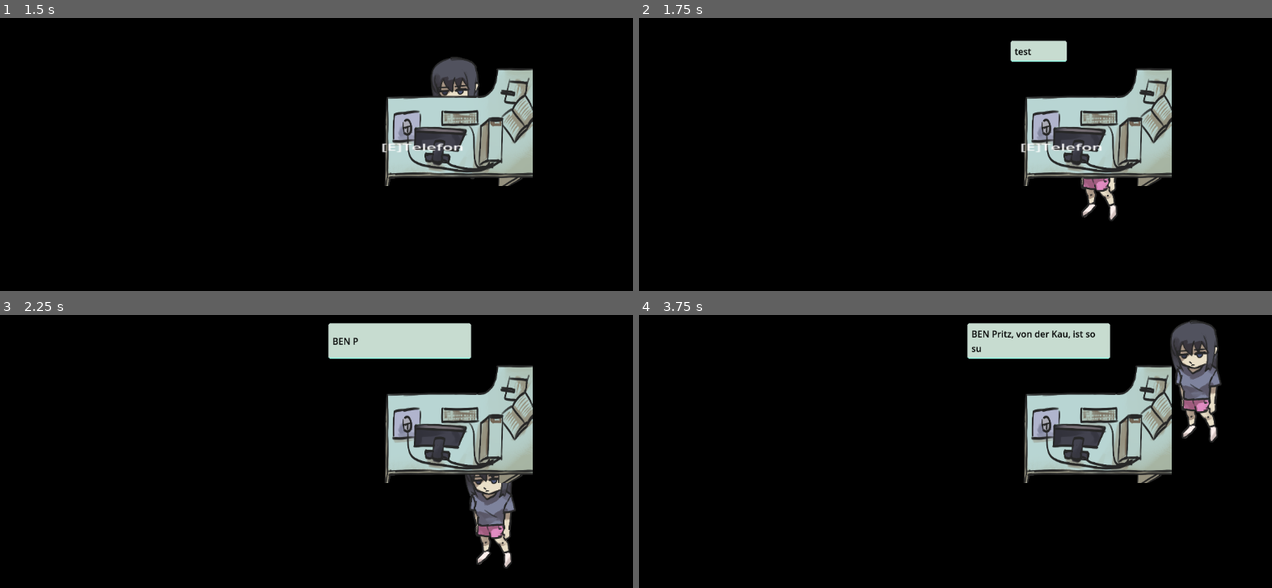
Above: before the commit, frames 1-4 (two rows, left to right).
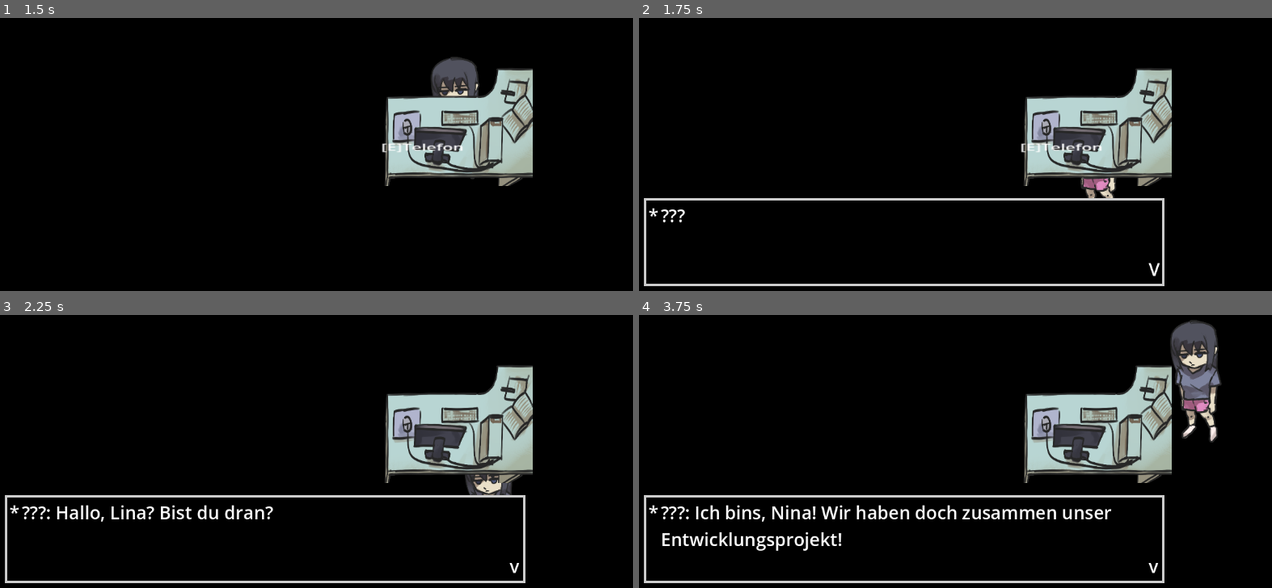
Above: after the commit, the same moments.

Repository: rschlegeTH/EPWS2526PritzkauSchlegel
Game: Godot game, scene res://test/phone_test.tscn
Two runs of this game, one before a commit and one after it. Both use one fixed random seed, a clock stepped at 60 frames per second and the inputs below. This scene is started directly instead of the project's main scene.
Inputs (mouse positions are in pixels of both pictures, inside the frame that each line leads up to):
- Up to frame 1 (1.5 s): tap Enter (ui_accept) at 0.5, 0.77, 0.8, 1.07, 1.35 s; move the mouse to (449, 94) at 0.52 s; hold Right (ui_right) 0.53-1.28 s; hold E (interact) 0.53-1.28 s; move the mouse to (183, 132) at 1.27 s; hold Down (ui_down) from 1.28 s (still down)
- Up to frame 2 (1.75 s): keep holding Down (ui_down); tap Enter (ui_accept) at 1.52 s; tap E (interact) at 1.55 s
- Up to frame 3 (2.25 s): tap Enter (ui_accept) at 1.82 s; move the mouse to (373, 331) at 2.02 s; release Down (ui_down) at 2.03 s; hold Right (ui_right) from 2.03 s (still down); hold E (interact) from 2.03 s (still down)
- Up to frame 4 (3.75 s): tap Enter (ui_accept) at 2.3, 3.02, 3.32, 3.6 s; move the mouse to (917, 484) at 2.77 s; release Right (ui_right) at 2.78 s; release E (interact) at 2.78 s; hold Up (ui_up) 2.78-3.53 s; tap E (interact) at 2.85 s; move the mouse to (1145, 465) at 3.52 s; hold Left (ui_left) from 3.53 s (still down)

Frame 1 is identical in both runs. In frame 2, 2.7% of the frame differs, in the area x 0-84%, y 8-99%; in frame 3, 6.8%; in frame 4, 6.9%, in the area x 0-84%, y 2-99%.

Commit message:
DialogBox überarbeitet
Vorriges System hat ungewünschte Interatkionen mit dem Bildschirmrand und Skalierung gehabt.

Diff:
--- a/Development/new-game-project/project.godot
+++ b/Development/new-game-project/project.godot
@@ -18,6 +18,7 @@
 [autoload]
 
 DialogManager="*res://singeltons/DialogManager.gd"
+DialogueManager="*res://singeltons/DialogueManager.gd"
 
 [input]
 
--- a/Development/new-game-project/scritps/Dialog/text_box.gd
+++ b/Development/new-game-project/scritps/Dialog/text_box.gd
@@ -14,23 +14,49 @@
 signal finished_displaying()
 
 func display_text(text_to_display: String):
-
 	text = text_to_display
 	label.text = text_to_display
 	letter_index = 0
 
-	# Warte einen Frame, damit die Engine die Größe berechnen kann
+	# SCHRITT 1: Reset
+	# Wir erlauben der Box erst einmal, so groß oder klein zu sein, wie sie will.
+	# Autowrap AUS, damit wir die wahre Länge der Zeile messen können.
+	custom_minimum_size.x = 0
+	custom_minimum_size.y = 0
+	label.autowrap_mode = TextServer.AUTOWRAP_OFF
+
+	# Größe auf 0 setzen, damit der Container auf den Inhalt schrumpft/wächst
+	size = Vector2.ZERO
+
+	# Einen Frame warten, damit Godot die "natürliche" Breite berechnet
 	await get_tree().process_frame
-	custom_minimum_size.x = min(size.x, MAX_WIDTH)
 
+	# SCHRITT 2: Prüfen und Limitieren
 	if size.x > MAX_WIDTH:
-		label.autowrap_mode = TextServer.AUTOWRAP_WORD
+		# Der Text ist zu lang! Wir erzwingen den Umbruch.
+		label.autowrap_mode = TextServer.AUTOWRAP_WORD_SMART
+		custom_minimum_size.x = MAX_WIDTH
+		# Jetzt warten wir noch einen Frame, damit Godot den Umbruch
+		# berechnet und die neue HÖHE (Y) festlegt.
 		await get_tree().process_frame
-		custom_minimum_size.y = size.y
 
-	# Position erst korrigieren, wenn die Größe feststeht
-	global_position.x -= size.x /2
-	global_position.y -= size.y + 24
+	# (Falls der Text kurz ist, bleibt Autowrap aus und size.x ist klein -> alles gut)
+
+	# SCHRITT 3: Positionierung (Dein Code mit Kamera-Fix)
+	var target_world_pos = global_position
+	target_world_pos.x -= size.x / 2
+	target_world_pos.y -= size.y + 24
+
+	var canvas_transform = get_canvas_transform()
+	var target_screen_pos = canvas_transform * target_world_pos
+	var screen_box_size = size * canvas_transform.get_scale()
+	var screen_rect = get_viewport_rect()
+	var margin = 10
+
+	target_screen_pos.x = clamp(target_screen_pos.x, margin, screen_rect.size.x - screen_box_size.x - margin)
+	target_screen_pos.y = clamp(target_screen_pos.y, margin, screen_rect.size.y - screen_box_size.y - margin)
+
+	global_position = canvas_transform.affine_inverse() * target_screen_pos
 
 	label.text = ""
 	_display_letter()
--- /dev/null
+++ b/Development/new-game-project/scritps/DialogRPGStyle/textbox.gd
@@ -0,0 +1,84 @@
+extends CanvasLayer
+
+const CHAR_READ_RATE = 0.05
+
+@onready var textbox_container = $TextboxContainer
+@onready var start_symbol = $TextboxContainer/MarginContainer/HBoxContainer/Start
+@onready var end_symbol = $TextboxContainer/MarginContainer/HBoxContainer/End
+@onready var label = $TextboxContainer/MarginContainer/HBoxContainer/Label
+
+var tween: Tween
+
+enum State {
+	READY,
+	READING,
+	FINISHED
+}
+
+var current_state = State.READY
+var text_queue = []
+
+# Textbox nicht sichtbar
+func _ready():
+	hide_textbox()
+
+# Dialog mit übergebenen Text starten(DialogueManager)
+func start(lines: Array[String]):
+	text_queue.clear()
+	for line in lines:
+		text_queue.push_back(line)
+
+	display_text()
+
+func _process(_delta):
+	match current_state:
+		State.READY:
+			if !text_queue.is_empty():
+				display_text()
+			else:
+				# WICHTIG: Wenn keine Texte mehr da sind, wird die ganze Instanz gelöscht
+				queue_free()
+
+		State.READING:
+			if Input.is_action_just_pressed("ui_accept"):
+				label.visible_ratio = 1.0
+				if tween:
+					tween.kill()
+				end_symbol.text = "v"
+				change_state(State.FINISHED)
+
+		State.FINISHED:
+			if Input.is_action_just_pressed("ui_accept"):
+				change_state(State.READY)
+
+func queue_text(next_text):
+	text_queue.push_back(next_text)
+
+func hide_textbox():
+	textbox_container.hide()
+
+func show_textbox():
+	start_symbol.text = "*"
+	textbox_container.show()
+
+func display_text():
+	var next_text = text_queue.pop_front()
+	label.text = next_text
+	label.visible_ratio = 0.0
+	change_state(State.READING)
+	show_textbox()
+
+	# Alte Tween-Daten werden entfernt.
+	if tween:
+		tween.kill()
+
+	tween = create_tween()
+	tween.tween_property(label, "visible_ratio", 1.0, len(next_text) * CHAR_READ_RATE)
+	tween.finished.connect(_on_tween_finished)
+
+func change_state(next_state: State):
+	current_state = next_state
+
+func _on_tween_finished():
+	end_symbol.text = "v"
+	change_state(State.FINISHED)
--- /dev/null
+++ b/Development/new-game-project/scritps/DialogRPGStyle/textbox.tscn
@@ -0,0 +1,74 @@
+[gd_scene load_steps=4 format=3 uid="uid://ccrdcctiyiwut"]
+
+[ext_resource type="Script" uid="uid://bbv0ooko4pfrs" path="res://scritps/DialogRPGStyle/textbox.gd" id="1_mytm0"]
+
+[sub_resource type="StyleBoxFlat" id="StyleBoxFlat_wy3rq"]
+bg_color = Color(0, 0, 0, 1)
+border_width_left = 4
+border_width_top = 4
+border_width_right = 4
+border_width_bottom = 4
+
+[sub_resource type="SystemFont" id="SystemFont_mytm0"]
+
+[node name="Textbox" type="CanvasLayer"]
+script = ExtResource("1_mytm0")
+
+[node name="TextboxContainer" type="MarginContainer" parent="."]
+anchors_preset = 12
+anchor_top = 1.0
+anchor_right = 1.0
+anchor_bottom = 1.0
+offset_top = -232.0
+offset_right = -208.0
+grow_horizontal = 2
+grow_vertical = 0
+theme_override_constants/margin_left = 32
+theme_override_constants/margin_top = 64
+theme_override_constants/margin_right = -16
+theme_override_constants/margin_bottom = 16
+
+[node name="Panel" type="Panel" parent="TextboxContainer"]
+layout_mode = 2
+theme_override_styles/panel = SubResource("StyleBoxFlat_wy3rq")
+
+[node name="MarginContainer" type="MarginContainer" parent="TextboxContainer"]
+custom_minimum_size = Vector2(0, 157)
+layout_mode = 2
+theme_override_constants/margin_left = 8
+theme_override_constants/margin_top = 8
+theme_override_constants/margin_right = 8
+theme_override_constants/margin_bottom = 8
+
+[node name="Panel" type="Panel" parent="TextboxContainer/MarginContainer"]
+visible = false
+layout_mode = 2
+
+[node name="HBoxContainer" type="HBoxContainer" parent="TextboxContainer/MarginContainer"]
+layout_mode = 2
+
+[node name="Start" type="Label" parent="TextboxContainer/MarginContainer/HBoxContainer"]
+custom_minimum_size = Vector2(18, 0)
+layout_mode = 2
+size_flags_vertical = 0
+theme_override_fonts/font = SubResource("SystemFont_mytm0")
+theme_override_font_sizes/font_size = 32
+text = "*"
+
+[node name="Label" type="Label" parent="TextboxContainer/MarginContainer/HBoxContainer"]
+custom_minimum_size = Vector2(866, 141)
+layout_mode = 2
+size_flags_horizontal = 3
+size_flags_vertical = 1
+theme_override_fonts/font = SubResource("SystemFont_mytm0")
+theme_override_font_sizes/font_size = 32
+text = "Platzhalter von Ben Ben BEnNNNNNNNN BEn BEnnnnnnnnnnnnnnnn BENNNNNNNNNNNNNNNN Bfsdf"
+autowrap_mode = 3
+
+[node name="End" type="Label" parent="TextboxContainer/MarginContainer/HBoxContainer"]
+custom_minimum_size = Vector2(20, 0)
+layout_mode = 2
+size_flags_vertical = 8
+theme_override_fonts/font = SubResource("SystemFont_mytm0")
+theme_override_font_sizes/font_size = 32
+text = "V"
--- a/Development/new-game-project/scritps/Telefon/telefon_interaction_ui.gd
+++ b/Development/new-game-project/scritps/Telefon/telefon_interaction_ui.gd
@@ -6,13 +6,27 @@
 
 ## Eine Array-Zelle beschreibt eine Textbox.
 @export_multiline var lines: Array[String] = [
-	"test 1asd",
-	"BEN Pritz, von der Kau, ist so super, der ist toll.",
-	"test 3",
+	"???: Hallo, Lina? Bist du dran? ",
+	"Lina: Ja, Lina hier. Wer ist denn da?",
+	"???: Ich bins, Nina! Wir haben doch zusammen unser Entwicklungsprojekt!",
+	"Lina: Ah, ich erinnere mich. Was gibt es denn?",
+	"Nina: Du, hast du schon deine Aufgaben für das nächste Audit fertig?",
+	"Lina: Nein, das habe ich total vergessen! Was mach ich denn jetzt?!",
+	"Nina: Keine Sorge! Du schafst das! Ich kann dir leider nicht helfen, da ich mit meiner Familie Unterwegs bin. ",
+	"Lina: ...",
+	"Nina: Ok, ich weiß, dass das jetzt nicht leicht wird, aber du musst das alleine fertig machen. Wenn du das schaffen willst, musst du auf deine Gesundheit achten!",
+	"Nina: Die ganze Zeit an so einem Projekt zu machen, macht dich doch nur krank.",
+	"Nina: Und nimm dir regelmäßig Pausen, um deinen Hobbys nachzugehen und zu schlafen, sonst gehst du noch im Stress unter!",
+	"Lina: Das weiß ich doch selber!",
+	"Nina: Wie dem auch sei. Gib auf dich acht und bitte mach das Projekt fertig. Ohne deinen Part sind wir aufgeschmissen!",
+	"Lina: Ok, ich gebe mein bestes!",
+	"Nina: Okay, dann viel Erfolg! Bis dann.",
+	"Lina: Danke, bis dann.",
+	"*Piep*, *piep*, *piep*",
 ]
 func _unhandled_input(event: InputEvent) -> void:
-	if event.is_action_pressed("interact") && !DialogManager.is_dialog_active && playerInArea:
-		DialogManager.start_dialog((global_position), lines)
+	if event.is_action_pressed("interact") && !DialogueManager.is_dialogue_active && playerInArea:
+		DialogueManager.show_text(lines)
 
 
 func _on_area_2d_body_entered(_body: Node2D) -> void:
--- a/Development/new-game-project/singeltons/DialogManager.gd
+++ b/Development/new-game-project/singeltons/DialogManager.gd
@@ -1,5 +1,5 @@
 extends Node
-
+## Veraltet
 
 @onready var text_box_scene = preload("res://scritps/Dialog/text_box.tscn")
 
--- /dev/null
+++ b/Development/new-game-project/singeltons/DialogueManager.gd
@@ -0,0 +1,32 @@
+extends Node
+
+## Textbox-Szene
+const TEXTBOX = preload("res://scritps/DialogRPGStyle/textbox.tscn")
+
+var is_dialogue_active = false
+
+## Übergebenen Text in einer Textbox ausgeben.
+func show_text(lines: Array[String]):
+	# Optional: Verhindern, dass zwei Boxen gleichzeitig entstehen
+	if is_dialogue_active:
+		return
+
+	# Textbox-Instanz erzeugen
+	var textbox_instance = TEXTBOX.instantiate()
+
+	# Textbox-Instanz In den Tree einfügen
+	# Wir fügen es zu 'root' hinzu, damit es über allem liegt, auch beim Szenenwechsel
+	get_tree().root.add_child(textbox_instance)
+
+	# Der Textbox-Instanz den Text übergeben und starten
+	textbox_instance.start(lines)
+
+	# Aktivität des Dialogs vermerken
+	is_dialogue_active = true
+
+	# Verbeinden des "tree_exited" Signal, um zu wissen, wann die Box weg ist
+	textbox_instance.tree_exited.connect(_on_textbox_closed)
+
+func _on_textbox_closed():
+	is_dialogue_active = false
+	print("Dialog beendet")
Not shown, added: Development/new-game-project/scritps/DialogRPGStyle/textbox.gd.uid
Not shown, added: Development/new-game-project/singeltons/DialogueManager.gd.uid
